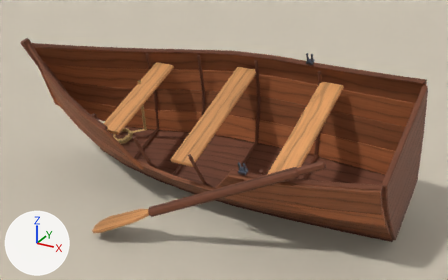
An edit to the Blender file Blender/Props/rowboat.blend, drawn before and after from the same camera.
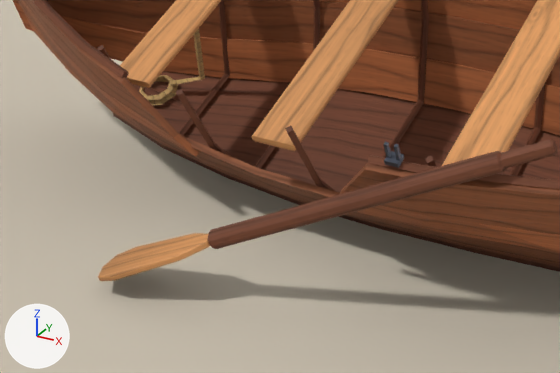
There are two pictures of each version: one whole from a 50 mm lens placed at (2.45, -4.82, 2.93), pointed at (-0.24, 0.07, 0.49), one close up on the part from 9% to 73% of the width and 32% to 100% of the height. Lighting does not change. The marker at lower left points along +X, +Y and +Z. The first two pictures are the older version.

Names of what the first close-up shows: 'PropGround', 'rowboat_Hull', 'rowboat_Oar', 'rowboat_OarBlade', 'rowboat_Rope', 'rowboat_Thwarts', 'rowboat_Timber' and 1 more.
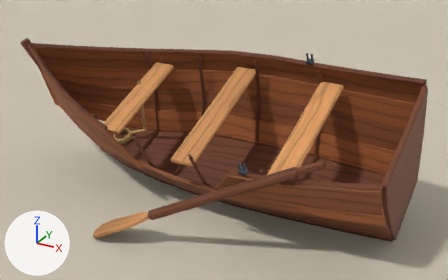
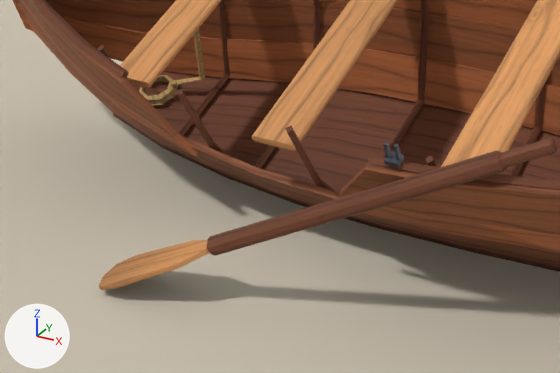
Location of each change, [x1, y1, x2, y2] in pixels of the close-ups (560 x 373 px):
'rowboat_Oar', reshaped
    before: [208, 139, 558, 249]
    after: [207, 138, 557, 255]
'rowboat_OarBlade', moved, rescaled
    before: [98, 233, 210, 281]
    after: [99, 240, 209, 290]
part 1 of me_rowboat_oar, rebuilt (6% taller)
    before: [208, 151, 507, 249]
    after: [207, 151, 507, 255]

The edits, one by one:
me_rowboat_oar is used by ob_rowboat_oar; location (0.0, 0.0, 0.0).
me_rowboat_oar had 60 vertices, 112 faces and spanned x -0.273..1.125, y -1.205..-0.811, z 0.266..0.95.
me_rowboat_oar now has 64 vertices, 120 faces and spans x -0.278..1.122, y -1.206..-0.811, z 0.233..0.951.
me_rowboat_oar part 1: the loose piece of 36 vertices spanning x -0.273..0.942, y -1.205..-0.845, z 0.266..0.871 is rebuilt with 36 vertices and now spans x -0.278..0.941, y -1.206..-0.845, z 0.233..0.872.
Other edits to the shape of me_rowboat_oar do not show in these pictures.
me_rowboat_oarblade is used by ob_rowboat_oarblade; location (0.0, 0.0, 0.0).
me_rowboat_oarblade had 44 vertices, 84 faces and spanned x -0.773..-0.249, y -1.387..-1.094, z 0.057..0.31.
me_rowboat_oarblade now has 44 vertices, 84 faces and spans x -0.773..-0.254, y -1.388..-1.095, z 0.012..0.276.
me_rowboat_oarblade part 2: the whole mesh is scaled about its middle by (0.99, 0.997, 1.05), then moved by (-0.003, -0.001, -0.039).
